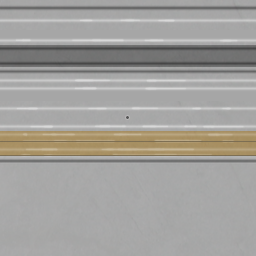
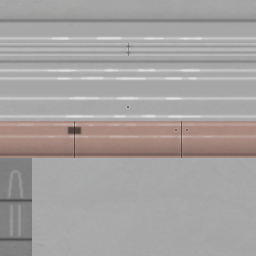
Two versions of the same layered image (256x256). Layer-by-layer changes:
renamed "b" to "o", hid it, moved it above "Arm High", painted on it over box(0, 0, 256, 256)
added layer "Arm High" (50%) above "Arm Low" over box(5, 168, 26, 239)
added layer "Arm Low" above "Inner Bolt 1" over box(0, 197, 32, 243)
added layer "Inner Low 3" (50%) above "Inner Low 2" over box(67, 126, 82, 135)
added layer "Inner Low 2" above "Inner Low 1" over box(0, 139, 256, 156)
"Inner Low 1": opacity 60% → 50%, moved it above "Inner", painted on it over box(0, 151, 256, 165)
painted on "Inner" (2nd of 2, in "Inner") over box(0, 121, 256, 158)
"Inner Higher": opacity 60% → 50%, painted on it over box(19, 121, 235, 158)
added layer "Inner High" in group "Inner" over box(66, 115, 190, 158)
added layer "Inner Shade" in group "Inner" over box(61, 121, 195, 158)
"Inner High 2": opacity 20% → 15%, painted on it over box(16, 123, 234, 151)
painted on "Inner High 1" over box(0, 121, 256, 153)
renamed "Body Low 2" to "Wall Low 2", opacity 60% → 100%, painted on it over box(0, 4, 256, 23)
removed layer "Body Low 1" over box(0, 45, 256, 75)
removed layer "Body High 2" (was 30%) over box(15, 18, 245, 129)
removed layer "Body High 1" over box(0, 17, 256, 130)
added layer "Wall Low 1" (50%) above "Low 1" over box(0, 17, 256, 24)
added layer "Low 1" (50%) above "Body Bolts 1" over box(0, 43, 256, 65)
added group "Body" (1st of 2) (40%) with 3 layers above "High 2" over box(118, 43, 139, 56)
added layer "Body Shade" (50%) in group "Body" over box(118, 43, 139, 56)
added layer "High 2" (40%) above "High 1" over box(46, 36, 209, 118)
added layer "High 1" above "Wear" over box(0, 36, 256, 120)
painted on "Wear" over box(0, 0, 256, 256)
renamed "o" to "b", showed it, moved it below "Wear", painted on it over box(0, 0, 256, 256)
…and 3 more changes (3 added)
